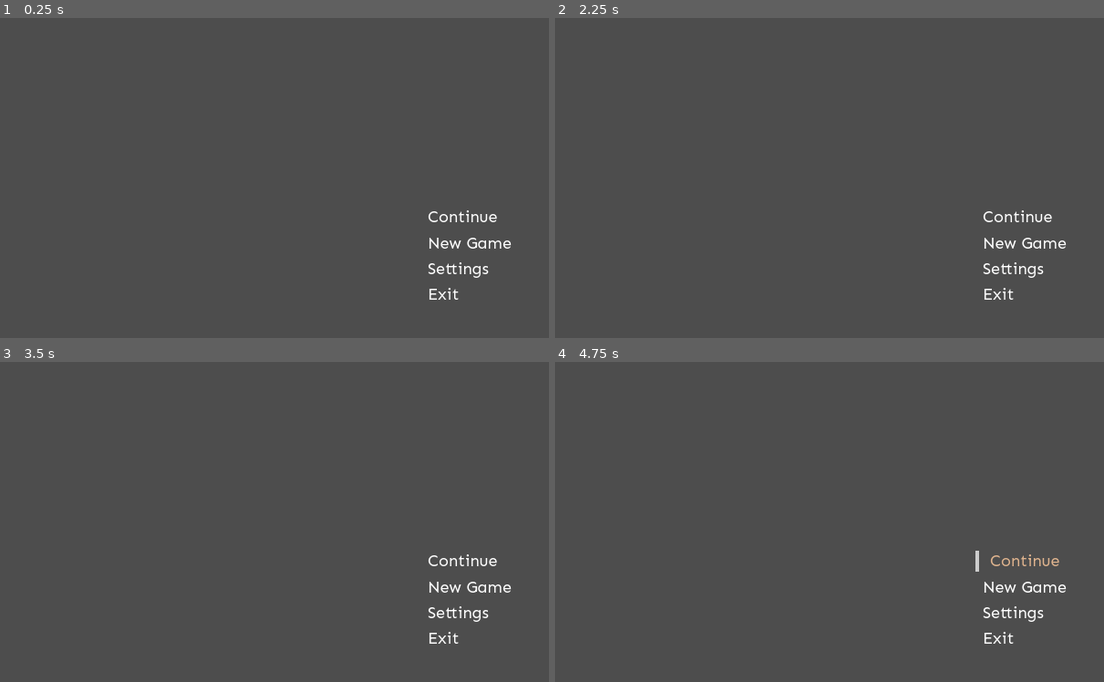
Above: before the commit, frames 1-4 (two rows, left to right).
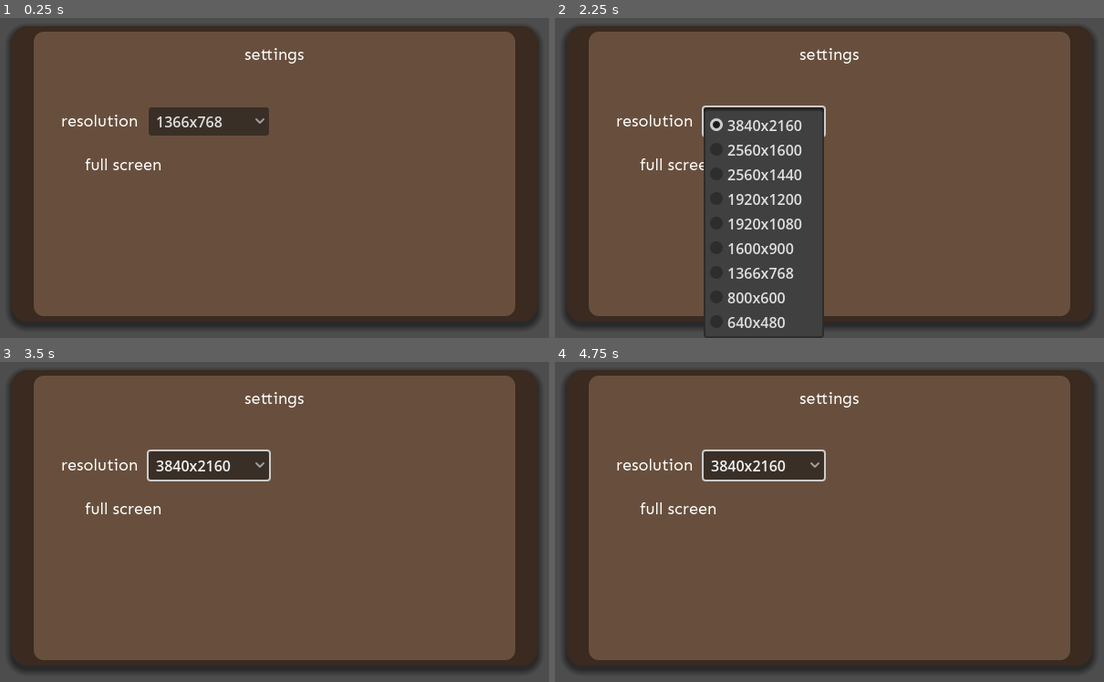
Above: after the commit, the same moments.

Repository: Jon-Alc/Settings-Demo
Game: Godot game, scene res://nodes/scenes/startup.tscn
The game is run twice, just before and just after one commit, with the same random seed, the same clock (stepped at 60 frames per second) and the same inputs.
Inputs (mouse positions are in pixels of both pictures, inside the frame that each line leads up to):
- Up to frame 1 (0.25 s): no input
- Up to frame 2 (2.25 s): click (763, 120) at 0.5 s, where only the run after the commit has a clickable "1366x768"; click (763, 120) at 1.25 s, where only the run after the commit has a clickable "1366x768"; click (763, 120) at 2 s, where only the run after the commit has a clickable "3840x2160"
- Up to frame 3 (3.5 s): click (208, 464) at 2.75 s, where only the run after the commit has a clickable "3840x2160"
- Up to frame 4 (4.75 s): click (763, 464) at 3.5 s, where only the run after the commit has a clickable "3840x2160"; tap Enter at 4.25 s; move the mouse to (1016, 560) at 4.27 s; press the mouse at (1016, 560) at 4.28 s

The runs differ from the first frame. In frame 1, 91% of the frame differs, in the area x 1-99%, y 2-97%; in frame 2, 79%; in frame 3, 91%; in frame 4, 91%.

Commit message:
Pre-margin container

Diff:
--- a/nodes/components/main_menu.tscn
+++ b/nodes/components/main_menu.tscn
@@ -13,7 +13,7 @@
 grow_vertical = 2
 script = ExtResource("1_1yymi")
 
-[node name="MainMenuOptions" type="Panel" parent="."]
+[node name="MenuContainer" type="Panel" parent="."]
 layout_mode = 1
 anchors_preset = 3
 anchor_left = 1.0
@@ -28,19 +28,19 @@
 grow_vertical = 0
 theme = ExtResource("2_xm7gm")
 
-[node name="MenuLabels" type="Panel" parent="MainMenuOptions"]
+[node name="MenuLabels" type="Panel" parent="MenuContainer"]
 layout_mode = 1
 offset_right = 118.0
 offset_bottom = 108.0
 
-[node name="ContinueLabel" parent="MainMenuOptions/MenuLabels" instance=ExtResource("3_mdgqf")]
+[node name="ContinueLabel" parent="MenuContainer/MenuLabels" instance=ExtResource("3_mdgqf")]
 layout_mode = 1
 offset_right = 77.0
 theme_override_font_sizes/font_size = 18
-text = "Continue"
+text = "continue"
 LABEL_ID = 1
 
-[node name="NewGameLebel" parent="MainMenuOptions/MenuLabels" instance=ExtResource("3_mdgqf")]
+[node name="NewGameLebel" parent="MenuContainer/MenuLabels" instance=ExtResource("3_mdgqf")]
 layout_mode = 1
 anchors_preset = 4
 anchor_top = 0.5
@@ -50,10 +50,10 @@
 offset_bottom = -2.333
 grow_vertical = 2
 theme_override_font_sizes/font_size = 18
-text = "New Game"
+text = "new game"
 LABEL_ID = 2
 
-[node name="SettingsLabel" parent="MainMenuOptions/MenuLabels" instance=ExtResource("3_mdgqf")]
+[node name="SettingsLabel" parent="MenuContainer/MenuLabels" instance=ExtResource("3_mdgqf")]
 layout_mode = 1
 anchors_preset = 4
 anchor_top = 0.5
@@ -63,10 +63,10 @@
 offset_bottom = 26.333
 grow_vertical = 2
 theme_override_font_sizes/font_size = 18
-text = "Settings"
+text = "settings"
 LABEL_ID = 3
 
-[node name="ExitLabel" parent="MainMenuOptions/MenuLabels" instance=ExtResource("3_mdgqf")]
+[node name="ExitLabel" parent="MenuContainer/MenuLabels" instance=ExtResource("3_mdgqf")]
 layout_mode = 1
 anchors_preset = 2
 anchor_top = 1.0
@@ -76,5 +76,5 @@
 offset_bottom = 0.0
 grow_vertical = 0
 theme_override_font_sizes/font_size = 18
-text = "Exit"
+text = "exit"
 LABEL_ID = 4
--- a/nodes/components/main_menu_label.tscn
+++ b/nodes/components/main_menu_label.tscn
@@ -2,7 +2,7 @@
 
 [ext_resource type="Theme" uid="uid://ckyum57p5fedg" path="res://ui/themes/main_menu_option.tres" id="1_1yc21"]
 [ext_resource type="Script" uid="uid://blr7x7v0iplf8" path="res://scripts/components/main_menu_label.gd" id="2_lun5g"]
-[ext_resource type="Theme" uid="uid://078ehdrguc22" path="res://ui/themes/option_selected.tres" id="3_2nxii"]
+[ext_resource type="Theme" uid="uid://078ehdrguc22" path="res://ui/themes/main_menu_option_selected.tres" id="3_2nxii"]
 
 [node name="MainMenuLabel" type="Label"]
 offset_right = 40.0
--- a/nodes/scenes/settings.tscn
+++ b/nodes/scenes/settings.tscn
@@ -1,4 +1,9 @@
-[gd_scene format=3 uid="uid://gps0q53nkf22"]
+[gd_scene load_steps=4 format=3 uid="uid://gps0q53nkf22"]
+
+[ext_resource type="Theme" uid="uid://n7wrhx8vdlqp" path="res://ui/themes/settings.tres" id="1_lo1cw"]
+[ext_resource type="Theme" uid="uid://bsdwm2mbwpfuu" path="res://ui/themes/default_font.tres" id="2_kynh7"]
+
+[sub_resource type="StyleBoxEmpty" id="StyleBoxEmpty_lo1cw"]
 
 [node name="Settings" type="Control"]
 layout_mode = 3
@@ -7,3 +12,157 @@
 anchor_bottom = 1.0
 grow_horizontal = 2
 grow_vertical = 2
+
+[node name="SettingsContainer" type="Panel" parent="."]
+layout_mode = 1
+anchors_preset = 8
+anchor_left = 0.5
+anchor_top = 0.5
+anchor_right = 0.5
+anchor_bottom = 0.5
+offset_left = -288.0
+offset_top = -162.0
+offset_right = 288.0
+offset_bottom = 162.0
+grow_horizontal = 2
+grow_vertical = 2
+theme = ExtResource("1_lo1cw")
+
+[node name="OptionsContainer" type="Panel" parent="SettingsContainer"]
+layout_mode = 1
+anchors_preset = 8
+anchor_left = 0.5
+anchor_top = 0.5
+anchor_right = 0.5
+anchor_bottom = 0.5
+offset_left = -240.0
+offset_top = -142.0
+offset_right = 240.0
+offset_bottom = 142.0
+grow_horizontal = 2
+grow_vertical = 2
+theme_override_styles/panel = SubResource("StyleBoxEmpty_lo1cw")
+
+[node name="SettingsLabel" type="Label" parent="SettingsContainer/OptionsContainer"]
+layout_mode = 1
+anchors_preset = 5
+anchor_left = 0.5
+anchor_right = 0.5
+offset_left = -20.0
+offset_right = 20.0
+offset_bottom = 23.0
+grow_horizontal = 2
+theme = ExtResource("2_kynh7")
+text = "settings"
+
+[node name="OptionsRow1" type="Panel" parent="SettingsContainer/OptionsContainer"]
+layout_mode = 1
+anchors_preset = 5
+anchor_left = 0.5
+anchor_right = 0.5
+offset_left = -240.0
+offset_top = 60.0
+offset_bottom = 108.0
+grow_horizontal = 2
+theme_override_styles/panel = SubResource("StyleBoxEmpty_lo1cw")
+
+[node name="ResolutionContainer" type="Panel" parent="SettingsContainer/OptionsContainer/OptionsRow1"]
+layout_mode = 1
+anchors_preset = 8
+anchor_left = 0.5
+anchor_top = 0.5
+anchor_right = 0.5
+anchor_bottom = 0.5
+offset_left = -114.0
+offset_top = -18.0
+offset_right = 114.0
+offset_bottom = 18.0
+grow_horizontal = 2
+grow_vertical = 2
+theme_override_styles/panel = SubResource("StyleBoxEmpty_lo1cw")
+
+[node name="SettingsLabel" type="Label" parent="SettingsContainer/OptionsContainer/OptionsRow1/ResolutionContainer"]
+layout_mode = 1
+anchors_preset = 4
+anchor_top = 0.5
+anchor_bottom = 0.5
+offset_top = -11.5
+offset_right = 85.0
+offset_bottom = 11.5
+grow_vertical = 2
+theme = ExtResource("2_kynh7")
+theme_override_font_sizes/font_size = 18
+text = "resolution"
+
+[node name="OptionButton" type="OptionButton" parent="SettingsContainer/OptionsContainer/OptionsRow1/ResolutionContainer"]
+layout_mode = 1
+anchors_preset = 6
+anchor_left = 1.0
+anchor_top = 0.5
+anchor_right = 1.0
+anchor_bottom = 0.5
+offset_left = -132.0
+offset_top = -10.0
+offset_bottom = 10.0
+grow_horizontal = 0
+grow_vertical = 2
+selected = 6
+item_count = 9
+popup/item_0/text = "3840x2160"
+popup/item_0/id = 0
+popup/item_1/text = "2560x1600"
+popup/item_1/id = 1
+popup/item_2/text = "2560x1440"
+popup/item_2/id = 2
+popup/item_3/text = "1920x1200"
+popup/item_3/id = 3
+popup/item_4/text = "1920x1080"
+popup/item_4/id = 4
+popup/item_5/text = "1600x900"
+popup/item_5/id = 5
+popup/item_6/text = "1366x768"
+popup/item_6/id = 6
+popup/item_7/text = "800x600"
+popup/item_7/id = 7
+popup/item_8/text = "640x480"
+popup/item_8/id = 8
+
+[node name="OptionsRow2" type="Panel" parent="SettingsContainer/OptionsContainer"]
+layout_mode = 1
+anchors_preset = 5
+anchor_left = 0.5
+anchor_right = 0.5
+offset_left = -240.0
+offset_top = 108.0
+offset_right = 240.0
+offset_bottom = 156.0
+grow_horizontal = 2
+theme_override_styles/panel = SubResource("StyleBoxEmpty_lo1cw")
+
+[node name="FullScreenContainer" type="Panel" parent="SettingsContainer/OptionsContainer/OptionsRow2"]
+layout_mode = 1
+anchors_preset = 8
+anchor_left = 0.5
+anchor_top = 0.5
+anchor_right = 0.5
+anchor_bottom = 0.5
+offset_left = -240.0
+offset_top = -16.5
+offset_right = 240.0
+offset_bottom = 16.5
+grow_horizontal = 2
+grow_vertical = 2
+theme_override_styles/panel = SubResource("StyleBoxEmpty_lo1cw")
+
+[node name="FullScreenLabel" type="Label" parent="SettingsContainer/OptionsContainer/OptionsRow2/FullScreenContainer"]
+layout_mode = 1
+anchors_preset = 4
+anchor_top = 0.5
+anchor_bottom = 0.5
+offset_left = 32.0
+offset_top = -11.5
+offset_right = 117.0
+offset_bottom = 11.5
+grow_vertical = 2
+theme = ExtResource("2_kynh7")
+text = "full screen"
--- a/nodes/scenes/startup.tscn
+++ b/nodes/scenes/startup.tscn
@@ -1,6 +1,7 @@
-[gd_scene load_steps=2 format=3 uid="uid://bmnxvhsl0cdoo"]
+[gd_scene load_steps=3 format=3 uid="uid://bmnxvhsl0cdoo"]
 
 [ext_resource type="PackedScene" uid="uid://whhj017wq32w" path="res://nodes/components/main_menu.tscn" id="1_qa1fs"]
+[ext_resource type="PackedScene" uid="uid://gps0q53nkf22" path="res://nodes/scenes/settings.tscn" id="2_wwocq"]
 
 [node name="Startup" type="Node2D"]
 
@@ -12,3 +13,6 @@
 
 [node name="MainMenu" parent="Control" instance=ExtResource("1_qa1fs")]
 layout_mode = 1
+
+[node name="Settings" parent="Control" instance=ExtResource("2_wwocq")]
+layout_mode = 1
--- /dev/null
+++ b/ui/themes/default_font.tres
@@ -0,0 +1,7 @@
+[gd_resource type="Theme" load_steps=2 format=3 uid="uid://bsdwm2mbwpfuu"]
+
+[ext_resource type="FontFile" uid="uid://do1ejrjbf4a6j" path="res://assets/fonts/Sen-VariableFont_wght.ttf" id="1_v4elo"]
+
+[resource]
+default_font = ExtResource("1_v4elo")
+default_font_size = 18
--- /dev/null
+++ b/ui/themes/settings.tres
@@ -0,0 +1,19 @@
+[gd_resource type="Theme" load_steps=2 format=3 uid="uid://n7wrhx8vdlqp"]
+
+[sub_resource type="StyleBoxFlat" id="StyleBoxFlat_lg5a0"]
+bg_color = Color(0.406568, 0.310963, 0.237786, 1)
+border_width_left = 24
+border_width_top = 6
+border_width_right = 24
+border_width_bottom = 6
+border_color = Color(0.227451, 0.164706, 0.121569, 1)
+corner_radius_top_left = 16
+corner_radius_top_right = 16
+corner_radius_bottom_right = 16
+corner_radius_bottom_left = 16
+shadow_color = Color(0.0687983, 0.0687983, 0.0687983, 0.6)
+shadow_size = 8
+shadow_offset = Vector2(0, 4)
+
+[resource]
+Panel/styles/panel = SubResource("StyleBoxFlat_lg5a0")
Renamed: ui/themes/option_selected.tres -> ui/themes/main_menu_option_selected.tres
